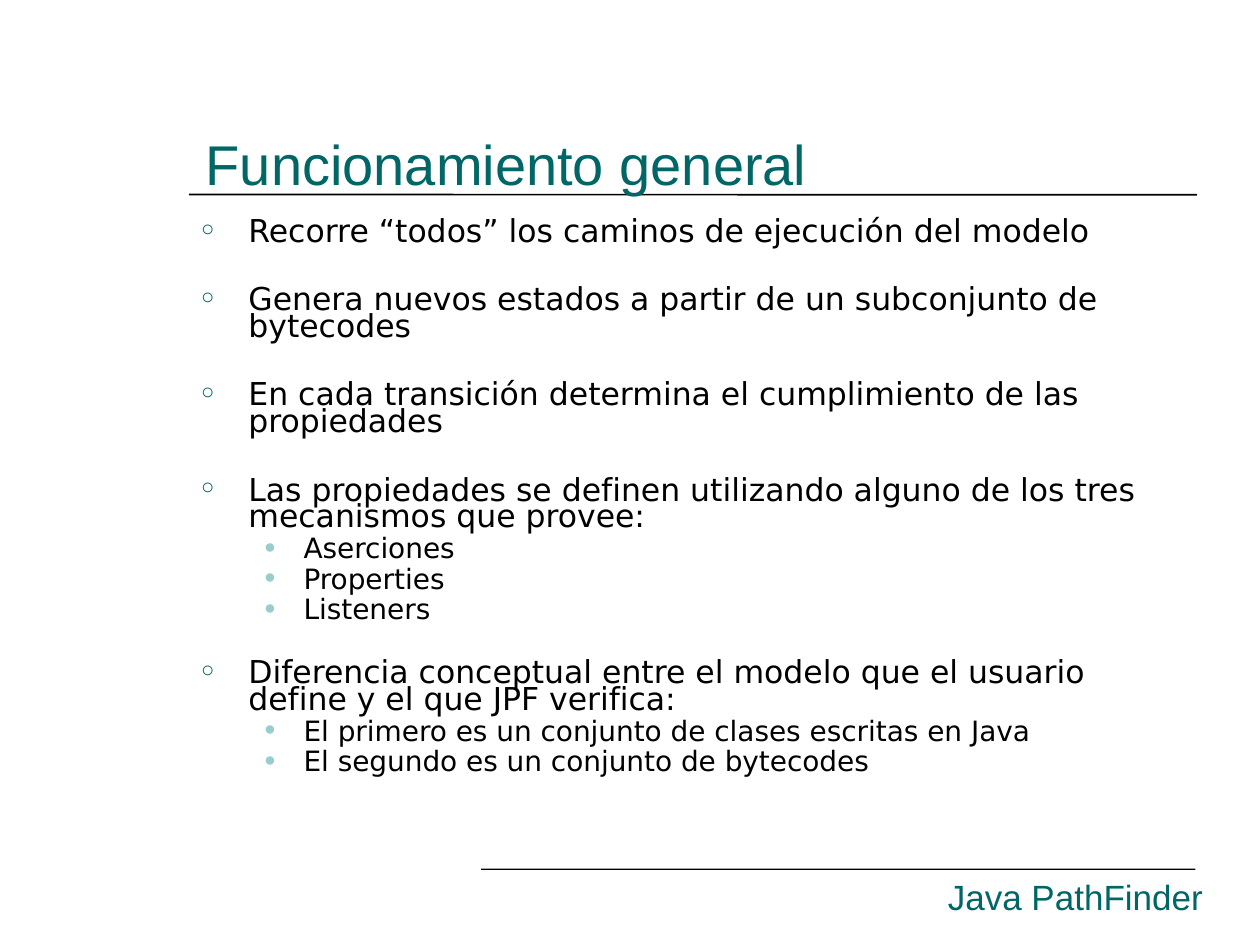
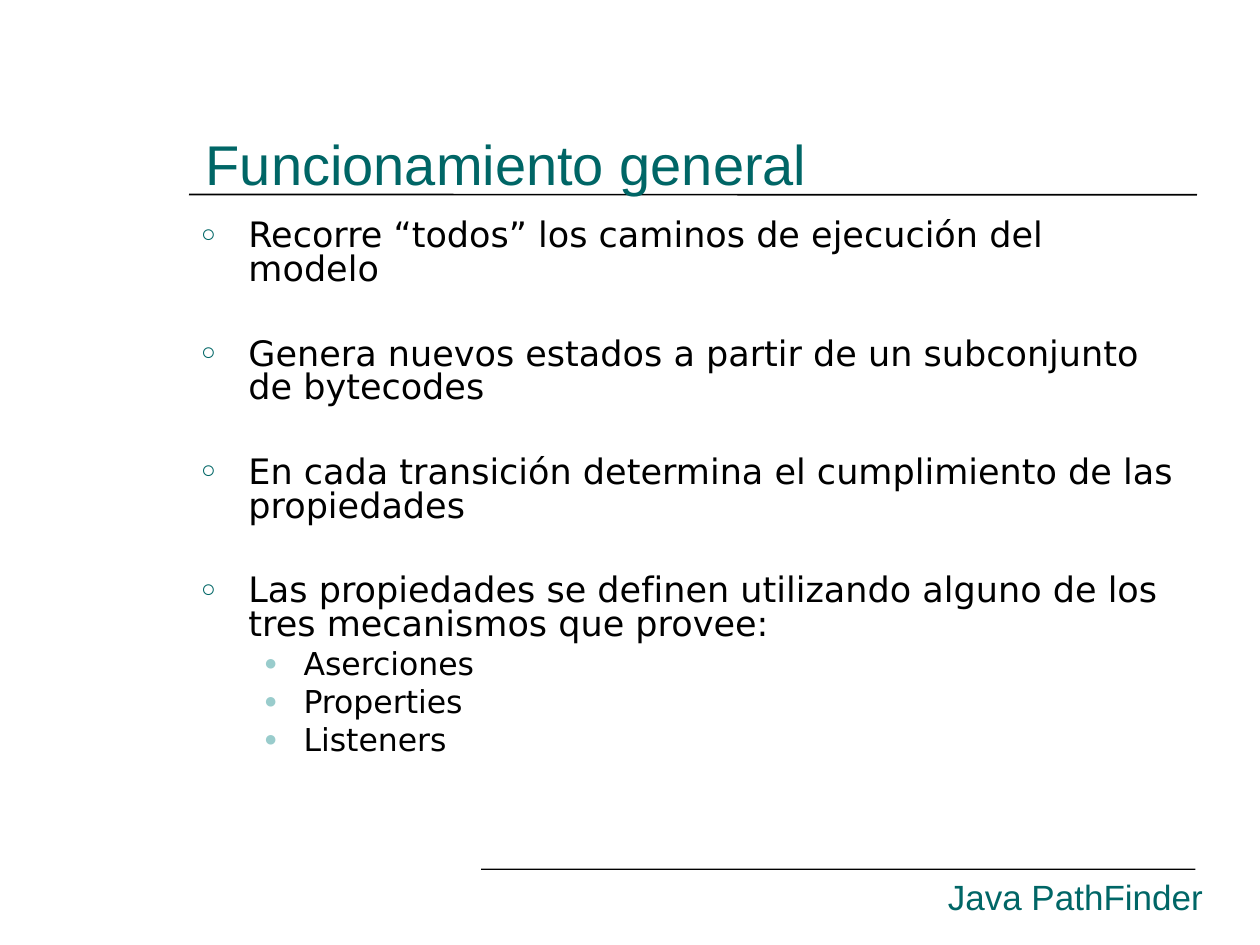
Before and after one commit to hugomelendez/tesis-jpf-2006, a slide deck: slide 17 of tesis-doc/Presentación.ppt. Drawn at 1260x945 pixels with LibreOffice and Linux fonts; fonts in the diff are those of the drawing. Boxes give left, top, right and bottom in pixels: in the first picture for what was removed or moved away, otherwise in the second. Text is boxed around its words. In the diff, an @@ line names an element or a change of style, - is before the commit and + after.

```diff
--- a/tesis-doc/Presentación.ppt
+++ b/tesis-doc/Presentación.ppt
@@ text "Recorre “todos” los caminos de ..." at box(248, 219, 1172, 752): size 18 to 20 pt in "Recorre “todos” los caminos de ejecución del ...", "Genera nuevos estados a partir de un ...", "En cada transición determina el cumplimiento de ...", "Las propiedades se definen utilizando alguno de ..."; size 16 to 18 pt in "Aserciones", "Properties", "Listeners"; line spacing 0.7 to 0.8 @@
@@ text at box(248, 659, 1084, 777): paragraphs removed @@
-○ Diferencia conceptual entre el modelo que el usuario define y el que JPF verifica:
-  ● El primero es un conjunto de clases escritas en Java
-  ● El segundo es un conjunto de bytecodes
```
Also in this commit, not shown: 12 other slides changed.
